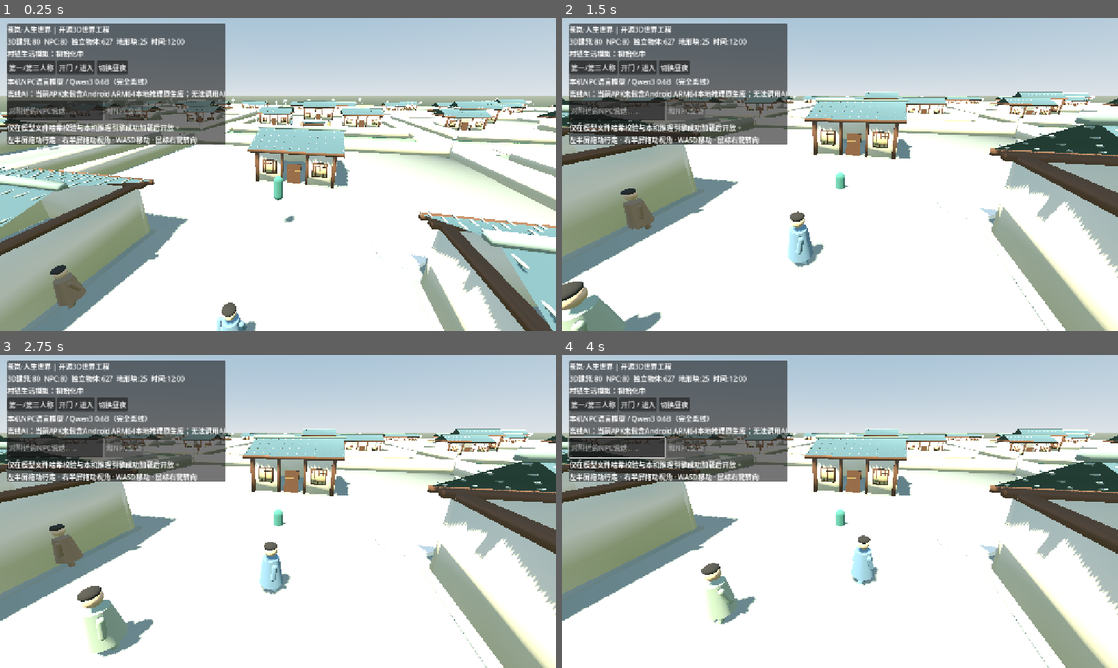
Above: before the commit, frames 1-4 (two rows, left to right).
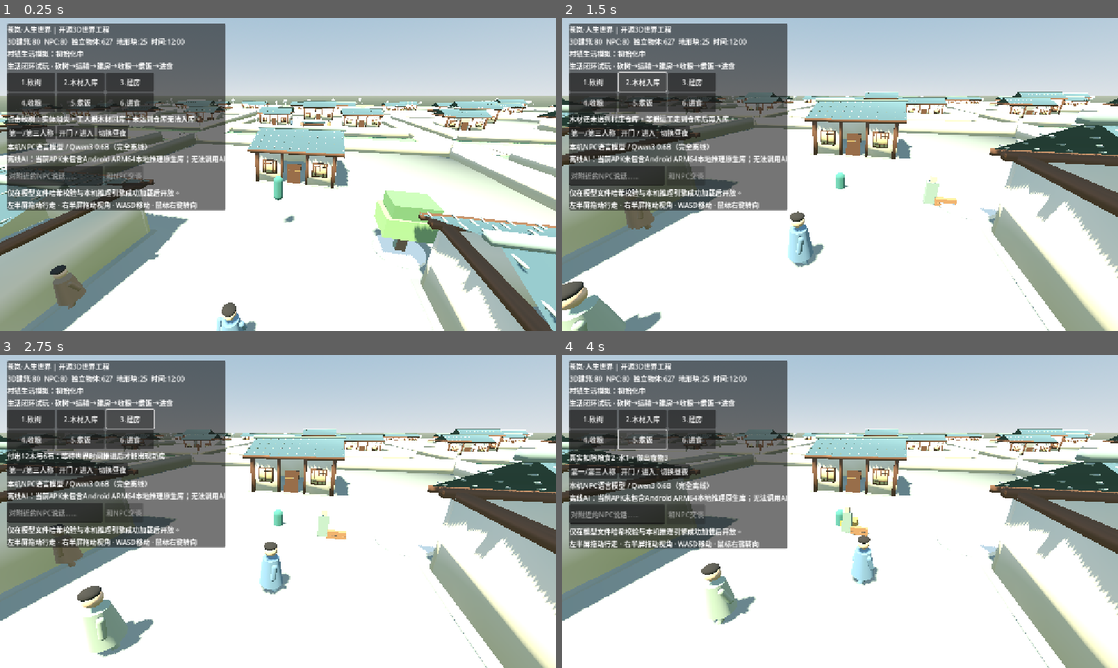
Above: after the commit, the same moments.

Repository: 160701541-cell/xinyanshuo
Game: Godot game, scene res://scenes/main.tscn
Same seed, same stepped clock (60 frames per second), same inputs: the game is played once before the commit and once after it.
Inputs (mouse positions are in pixels of both pictures, inside the frame that each line leads up to):
- Up to frame 1 (0.25 s): no input
- Up to frame 2 (1.5 s): click (595, 80) at 0.5 s, where only the run after the commit has a clickable "1.砍树"; click (639, 80) at 1.25 s, where only the run after the commit has a clickable "2.木材入库"
- Up to frame 3 (2.75 s): click (127, 417) at 2 s, where only the run after the commit has a clickable "3.建房"
- Up to frame 4 (4 s): click (595, 439) at 2.75 s, where only the run after the commit has a clickable "4.收粮"; click (639, 439) at 3.5 s, where only the run after the commit has a clickable "5.煮饭"

The runs differ from the first frame. In frame 1, 16% of the frame differs, in the area x 1-80%, y 13-78%; in frame 2, 14%; in frame 3, 14%; in frame 4, 14%.

Commit message:
feat(real-game): wire physical WorldBox life worksite and six usable touch actions into same Godot Android scene and HUD

Diff:
--- a/game-source/godot3d/scripts/world_main.gd
+++ b/game-source/godot3d/scripts/world_main.gd
@@ -10,6 +10,7 @@
 const Interiors = preload("res://scripts/interior_factory.gd")
 const LocalAI = preload("res://scripts/local_ai_service.gd")
 const LifeSim = preload("res://scripts/worldbox_life_sim.gd")
+const Worksites = preload("res://scripts/worldbox_visible_worksite.gd")
 # Authentic earlier Canglan 3D economy/identity source has been audited and
 # safely migrated to the PUBLIC repository without any signing credentials.
 const OriginalWorldState = preload("res://scripts/world_state.gd")
@@ -21,6 +22,8 @@
 var rules: RefCounted
 var authoritative_world: RefCounted
 var life_sim: RefCounted
+var visible_worksite: Node3D
+var ui_work_result: Label
 var _life_last_hour: int = 12
 var _life_day: int = 1
 var ui_life: Label
@@ -96,6 +99,13 @@
 			String(citizen_nodes[n].get_meta("entity_id","")),
 			"CL-HX-VILLAGE-0001",work_roles[n%work_roles.size()],20+n%42)
 	prop_root.call("build",rules,seed)
+	# One tangible gameplay loop: chop physical tree -> carrier walks to depot
+	# -> materials delivered -> paid house -> crops -> food -> eating.
+	visible_worksite = Worksites.new()
+	add_child(visible_worksite)
+	if not citizen_nodes.is_empty():
+		visible_worksite.call("setup",life_sim,
+			String(citizen_nodes[0].get_meta("entity_id","")))
 	# The actual GGUF/llama.cpp service is part of the same 3D game process.
 	# When native binary or verified weights are missing it reports disabled,
 	# never returns scripted dialog disguised as AI.
@@ -110,6 +120,20 @@
 	_update_camera(1.0)
 	_refresh_status()
 	print("CANGLAN_3D_WORLD_READY ",snapshot())
+
+func _on_worksite_action(method_name: String) -> void:
+	if visible_worksite==null:
+		return
+	var result: bool = bool(visible_worksite.call(method_name))
+	var events: Array = visible_worksite.get("steps")
+	if ui_work_result!=null:
+		if result and not events.is_empty():
+			ui_work_result.text = String(events.back())
+		elif method_name=="action_deliver":
+			ui_work_result.text = "木材还未送到村庄仓库，等搬运工走到仓库后再入库。"
+		else:
+			ui_work_result.text = "操作未达成：请检查材料、食物、农田复长和操作顺序。"
+	_refresh_status()
 
 func _build_lighting() -> void:
 	world_env = WorldEnvironment.new()
@@ -315,6 +339,30 @@
 	ui_life = Label.new()
 	ui_life.text = "村镇生活模拟：初始化中"
 	stack.add_child(ui_life)
+	var work_header := Label.new()
+	work_header.text = "生活闭环试玩 · 砍树→运输→建房→收粮→煮饭→进食"
+	stack.add_child(work_header)
+	var workflow := GridContainer.new()
+	workflow.columns = 3
+	stack.add_child(workflow)
+	for pair in [
+		["1.砍树","action_chop"],
+		["2.木材入库","action_deliver"],
+		["3.建房","action_build_house"],
+		["4.收粮","action_harvest"],
+		["5.煮饭","action_cook"],
+		["6.进食","action_eat"]]:
+		var btn := Button.new()
+		btn.text = String(pair[0])
+		btn.custom_minimum_size = Vector2(110,43)
+		var verb: String = String(pair[1])
+		btn.pressed.connect(_on_worksite_action.bind(verb))
+		workflow.add_child(btn)
+	ui_work_result = Label.new()
+	ui_work_result.text = "点击砍树：实体消失，工人搬木材回库；未运到仓库无法入库。"
+	ui_work_result.autowrap_mode = TextServer.AUTOWRAP_WORD_SMART
+	ui_work_result.custom_minimum_size = Vector2(360,0)
+	stack.add_child(ui_work_result)
 	var actions := HBoxContainer.new()
 	stack.add_child(actions)
 	var toggle_cam := Button.new()
